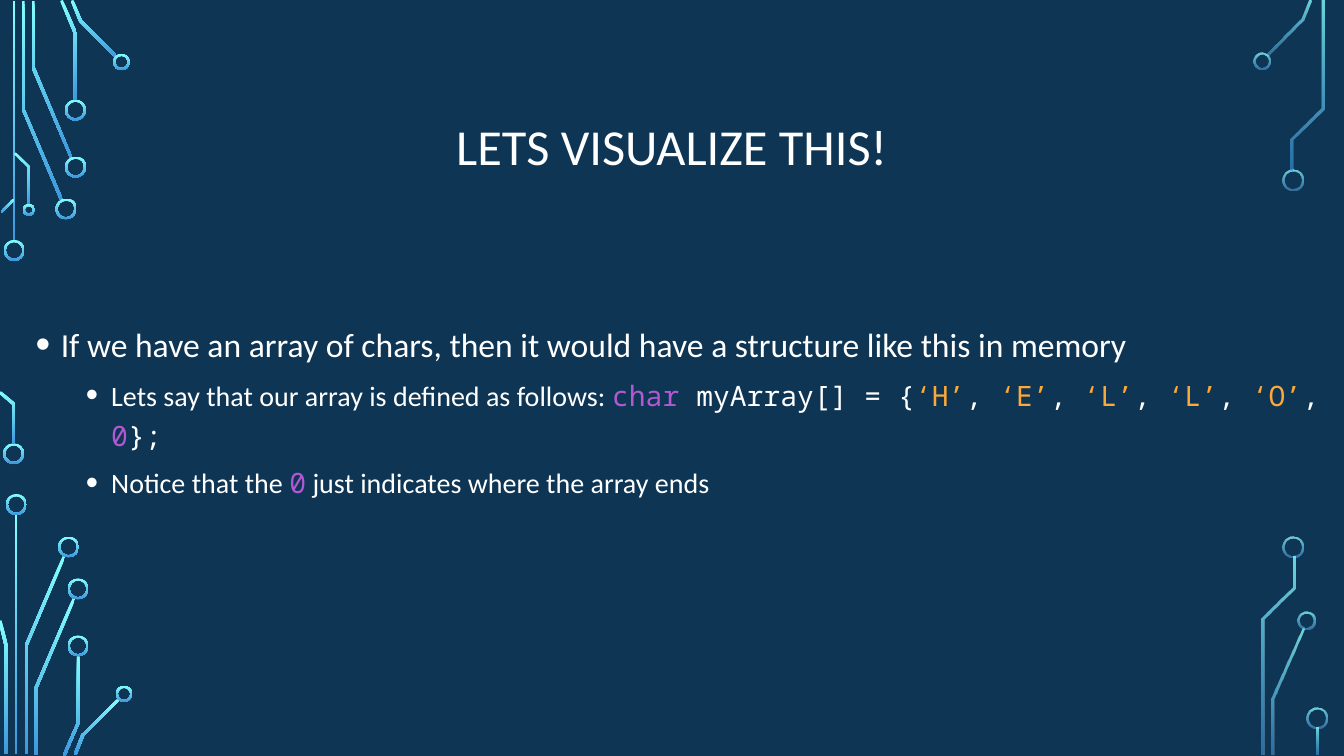
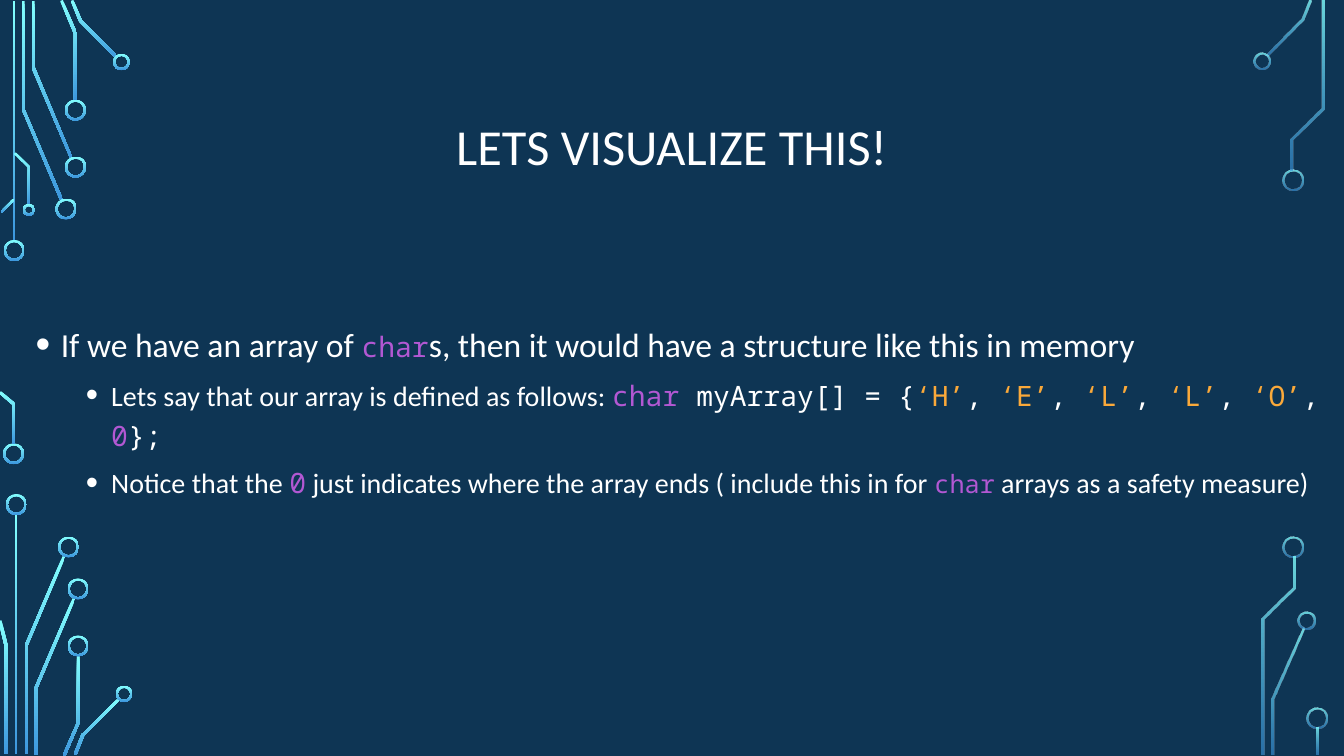
Before and after one commit to psypdt/ZIS_C-_Summer_Course_2019, a slide deck: slide 39 of Day_2/Day_2.pptx (slide 38 before the commit). Drawn at 1344x756 pixels with LibreOffice and Linux fonts; fonts in the diff are those of the drawing; background and template pictures are left out. Boxes give left, top, right and bottom in pixels: in the first picture for what was removed or moved away, otherwise in the second. Text is boxed around its words. In the diff, an @@ line names an element or a change of style, - is before the commit and + after.

```diff
--- a/Day_2/Day_2.pptx
+++ b/Day_2/Day_2.pptx
@@ text at bbox=[61, 333, 1134, 363]: size 24 to 20 pt, font Calibri to Noto Sans Mono, text colour #FFFFFF to #B258D3 in "chars," @@
@@ text at bbox=[111, 472, 1308, 498]: text changed @@
-  • Notice that the 0 just indicates where the array ends
+  • Notice that the 0 just indicates where the array ends ( include this in for char arrays as a safety measure)
```
Also in this commit, not shown: 13 other slides changed, 1 slide added.
